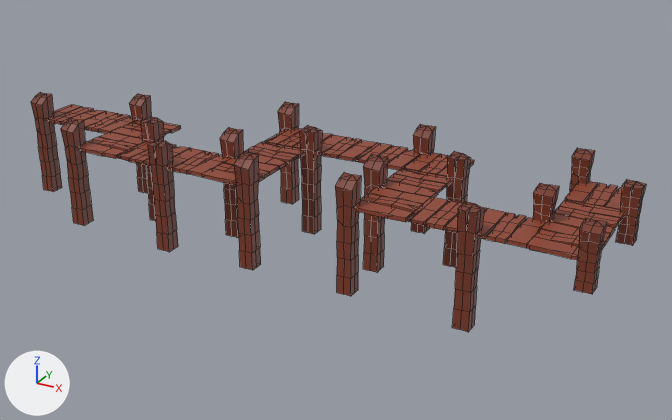
What one commit did to the FBX model Assets/Arts/Models/m_bg_docksDark_02.fbx.
Rendered twice from a 50 mm camera at (67.7, -69.7, 30.6) aimed at (28.9, 0.9, -4.7). Lighting does not change. The marker at lower left points along +X, +Y and +Z. Mesh edges are drawn as thin lines. Where no turn or scale is listed for an object, it has been applied to the vertices.

In view in the first picture: 'm_bg_docksDark_02'.
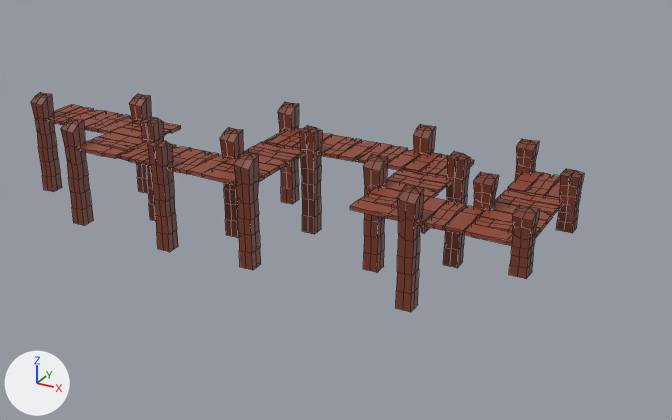
The newer file is also turned or shifted as a whole; pictures and numbers use the older file's frame.

What differs and where, as boxes (x1, y1, x2, y2) in the pictures (672 x 420 px; the box of a moved part takes in the faces that stretch with it):
'm_bg_docksDark_02', reshaped (10% narrower, 8% shorter)
    before: (31, 92, 646, 332)
    after: (31, 92, 584, 312)
part 1 of me_cube_030, moved or reshaped
    before: (335, 172, 361, 296)
    after: (396, 185, 424, 312)
part 2 of me_cube_030, moved or reshaped
    before: (478, 209, 506, 239)
    after: (508, 171, 542, 192)
part 3 of me_cube_030, moved or reshaped
    before: (585, 183, 618, 207)
    after: (526, 173, 560, 196)
part 4 of me_cube_030, moved or reshaped
    before: (616, 180, 646, 246)
    after: (556, 169, 584, 233)
part 5 of me_cube_030, moved or reshaped
    before: (570, 148, 595, 192)
    after: (515, 139, 539, 180)
part 6 of me_cube_030, moved or reshaped
    before: (530, 183, 559, 253)
    after: (471, 172, 499, 240)
part 7 of me_cube_030, moved or reshaped
    before: (574, 218, 607, 294)
    after: (509, 205, 539, 279)
part 8 of me_cube_030, deleted (red)
    before: (452, 201, 484, 332)
part 9 of me_cube_030, deleted
    before: (605, 188, 622, 210)
part 10 of me_cube_030, deleted (brown)
    before: (527, 236, 579, 260)
part 11 of me_cube_030, deleted
    before: (551, 213, 615, 237)
part 12 of me_cube_030, moved or reshaped
    before: (407, 181, 624, 251)
    after: (416, 180, 563, 246)

What the commit changed:
me_cube_030 is used by ob_m_bg_docksdark_02; location (0.0, 0.0, 0.0).
me_cube_030 had 2104 vertices, 1976 faces and spanned x -5.3..56.0, y -8.2..8.1, z -8.3..2.8.
me_cube_030 now has 1989 vertices, 1866 faces and spans x -5.3..51.0, y -8.2..8.1, z -8.3..2.8.
me_cube_030 part 1: the loose piece of 58 vertices spanning x 33.7..35.3, y -8.0..-6.4, z -8.0..2.6 is moved by (5.6, 0.0, 0.0).
me_cube_030 part 2: the loose piece of 14 vertices spanning x 45.0..46.5, y -7.5..-2.5, z -0.2..0.2 is moved by (-0.2, 10.0, 0.0).
me_cube_030 part 3: the loose piece of 26 vertices spanning x 51.5..53.1, y 2.5..7.5, z -0.2..0.3 is moved by (-5.0, 0.0, 0.0).
me_cube_030 part 4: the loose piece of 59 vertices spanning x 54.5..56.0, y 1.8..3.4, z -2.5..2.5 is moved by (-5.0, 0.0, 0.0).
me_cube_030 part 5: the loose piece of 58 vertices spanning x 49.1..50.6, y 6.5..8.1, z -2.5..2.8 is moved by (-5.0, 0.0, 0.0).
me_cube_030 part 6: the loose piece of 58 vertices spanning x 48.7..50.3, y -3.0..-1.4, z -2.5..2.8 is moved by (-5.0, 0.0, 0.0).
me_cube_030 part 7: the loose piece of 58 vertices spanning x 53.7..55.3, y -8.0..-6.4, z -2.5..2.8 is moved by (-5.0, 0.0, 0.0).
me_cube_030 part 8: the loose piece of 59 vertices spanning x 44.5..46.0, y -8.2..-6.6, z -8.3..2.3 is deleted.
me_cube_030 part 9: the loose piece of 15 vertices spanning x 53.2..54.8, y 2.5..7.5, z -0.2..0.2 is deleted.
me_cube_030 part 10: the loose piece of 15 vertices spanning x 49.9..54.9, y -7.6..-6.0, z -0.2..0.2 is deleted.
me_cube_030 part 11: the loose piece of 14 vertices spanning x 49.9..54.9, y -2.5..-0.9, z -0.2..0.2 is deleted.
Part 12, on me_cube_030:
66 vertices are removed from x 39.9..54.9, y -7.5..5.0, z -0.2..0.3.
153 faces are deleted.
12 vertices in x 54.9, y -5.8..2.1, z -0.2..0.2 move by (-10.0, 0.0, 0.0).
9 vertices in x 49.9..54.9, y -4.2..2.4, z -0.2..0.2 move by (-5.0, 0.0, 0.0).
7 vertices in x 40.3..43.3, y -7.5..-2.5, z -0.1..0.2 move by (-0.1, 0.0, -0.1).
5 vertices in x 41.4..43.1, y -7.5..-2.5, z -0.1..0.2 move by (0.0, 0.0, -0.1).
5 vertices in x 41.6..43.3, y -7.5..-2.5, z -0.2..0.2 move by (-0.1, 0.0, 0.0).
4 vertices in x 43.1..49.9, y -4.6..0.7, z -0.2 move by (0.0, 0.0, 0.1).
55 vertices move from x 40.2..54.9, y -7.5..7.5, z -0.2..0.3 to x 39.8..49.9, y -7.5..7.5, z -0.2..0.3.
49 vertices are added at x 39.8..49.9, y -7.6..6.4, z -0.2..0.2.
5 new vertices lie (0.0, 0.0, 0.4) away from vertices in x 44.9..54.9, y -6.0..2.8, z -0.2.
138 new faces join them.
